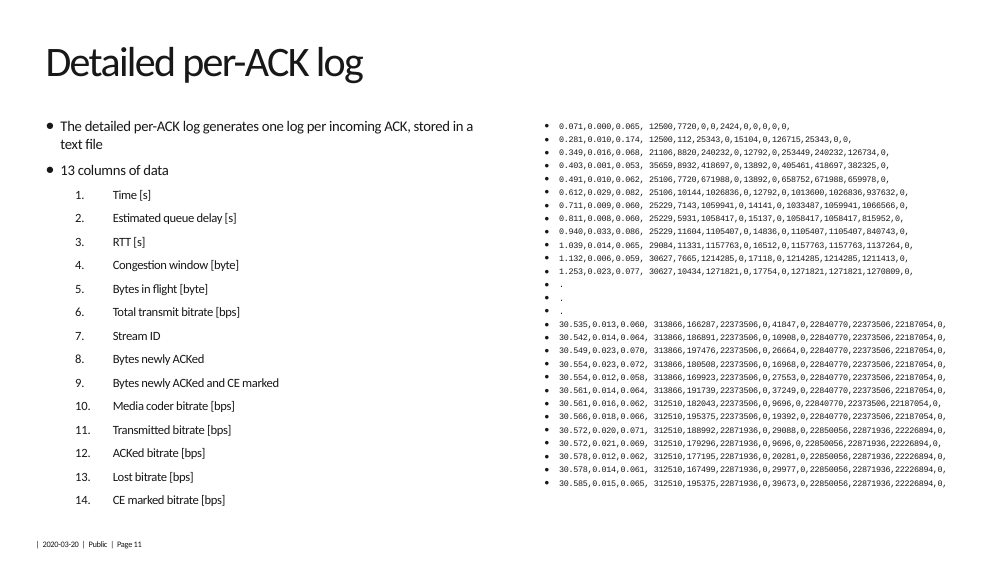
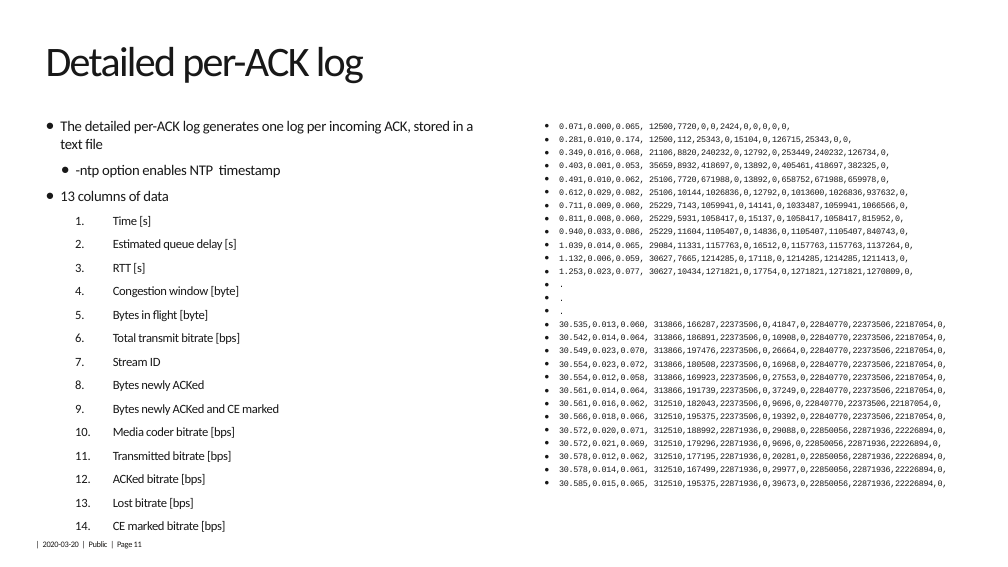
Before and after one commit to 5G-VCA-CC/scream, a slide deck: slide 11 of code/bw-test-tool/SCReAM-BW-test-tool.pptx. Drawn at 1008x567 pixels with LibreOffice and Linux fonts; fonts in the diff are those of the drawing; background and template pictures are left out. Boxes give left, top, right and bottom in pixels: in the first picture for what was removed or moved away, otherwise in the second. Text is boxed around its words. In the diff, an @@ line names an element or a change of style, - is before the commit and + after.

Commit message:
Updated with new options in SCReAM BW test tool

```diff
--- a/code/bw-test-tool/SCReAM-BW-test-tool.pptx
+++ b/code/bw-test-tool/SCReAM-BW-test-tool.pptx
@@ text at (x1=76, y1=164, x2=281, y2=178): paragraph added @@
+  ● -ntp option enables NTP timestamp
```
Also in this commit, not shown: 2 other slides changed, 6 other files.
